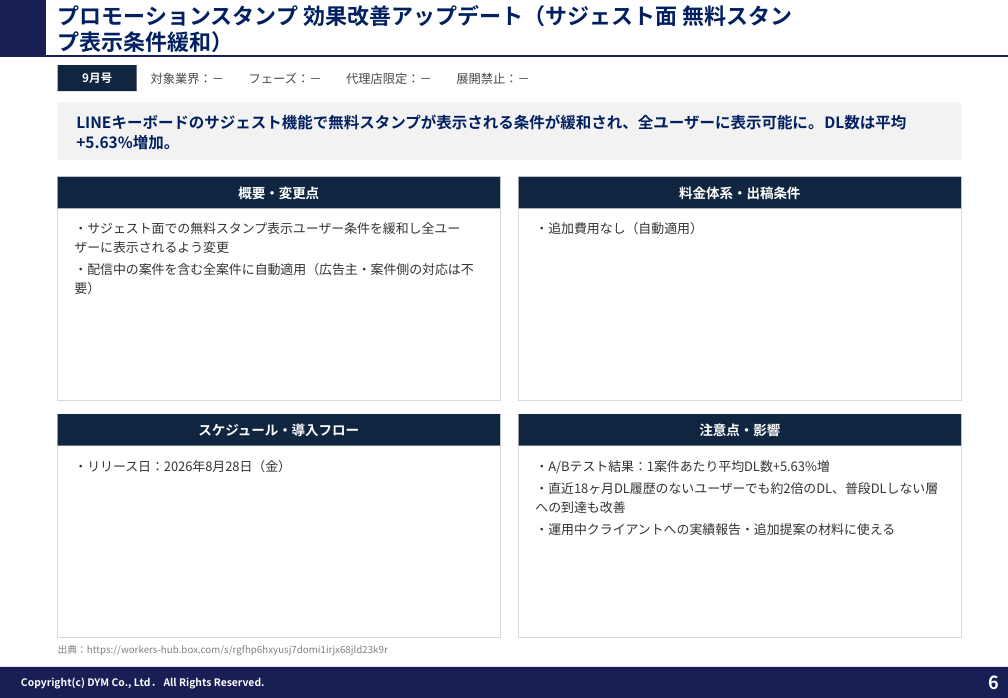
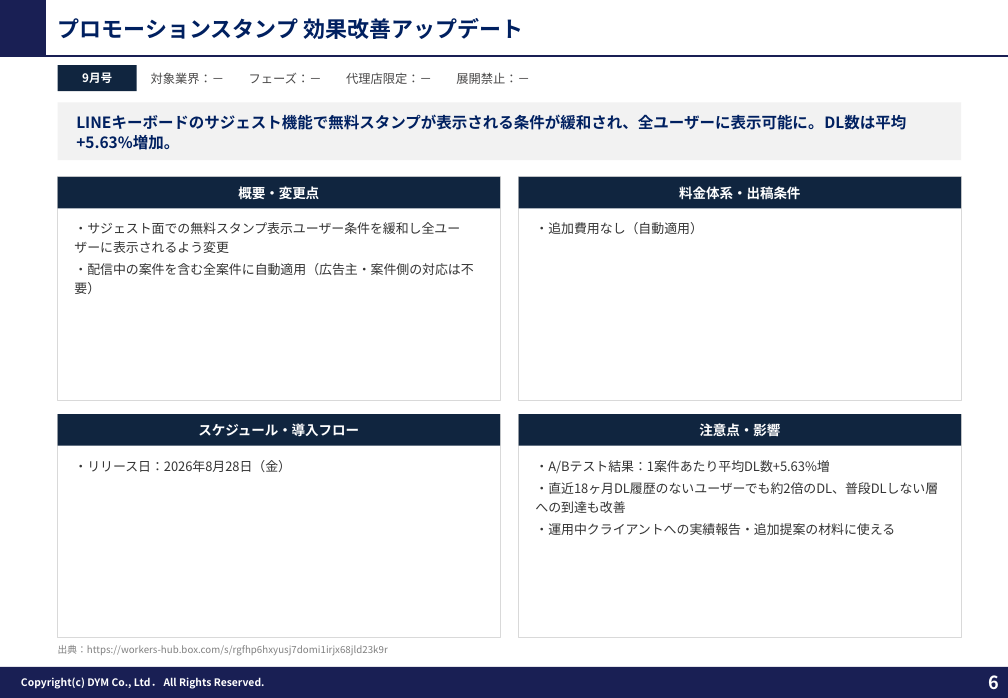
Before and after one commit to tonomura-r-dev/folder, a slide deck: slide 6 of LINEOA媒体最新情報_2026年9月トレンドレポート.pptx. Drawn at 1008x698 pixels with LibreOffice and Linux fonts; fonts in the diff are those of the drawing; background and template pictures are left out. Boxes give left, top, right and bottom in pixels: in the first picture for what was removed or moved away, otherwise in the second. Text is boxed around its words. In the diff, an @@ line names an element or a change of style, - is before the commit and + after.

```diff
--- a/LINEOA媒体最新情報_2026年9月トレンドレポート.pptx
+++ b/LINEOA媒体最新情報_2026年9月トレンドレポート.pptx
@@ text at (x1=58, y1=18, x2=523, y2=39): text changed @@
-プロモーションスタンプ 効果改善アップデート（サジェスト面 無料スタンプ表示条件緩和）
+プロモーションスタンプ 効果改善アップデート
```
Also in this commit, not shown: 2 other slides changed, 1 other file.
